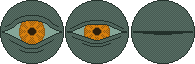
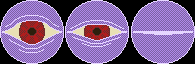
Two versions of the same layered image (195x64). Layer-by-layer changes:
painted on "Layer 3" over [0, 0, 195, 64]
added layer "Layer 4" over [0, 0, 195, 64]
